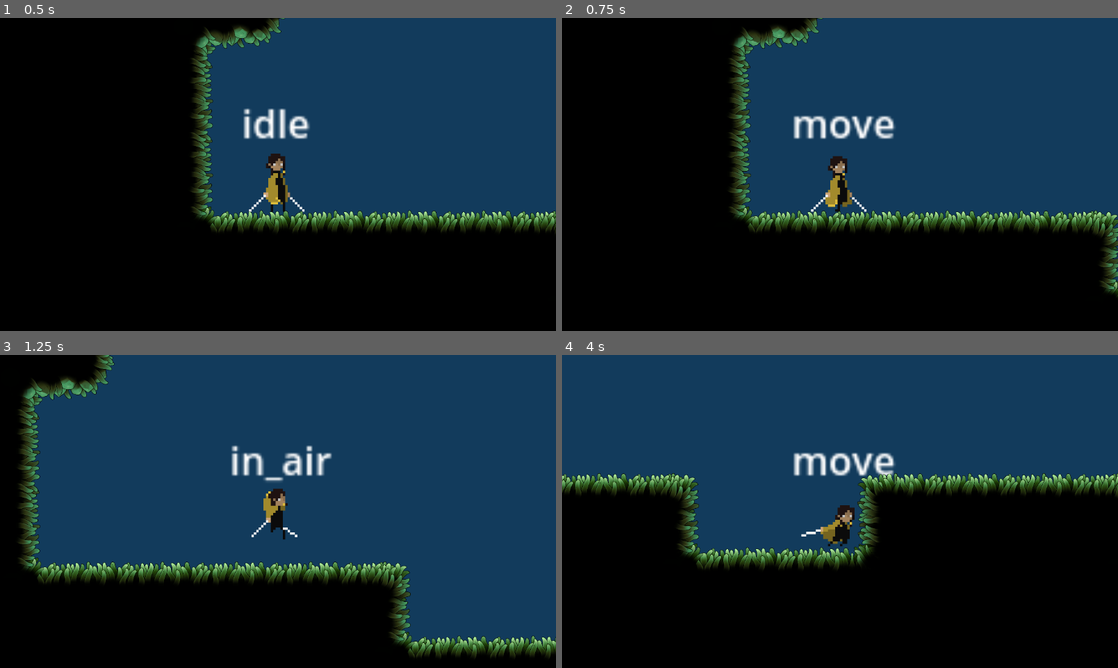
Above: before the commit, frames 1-4 (two rows, left to right).
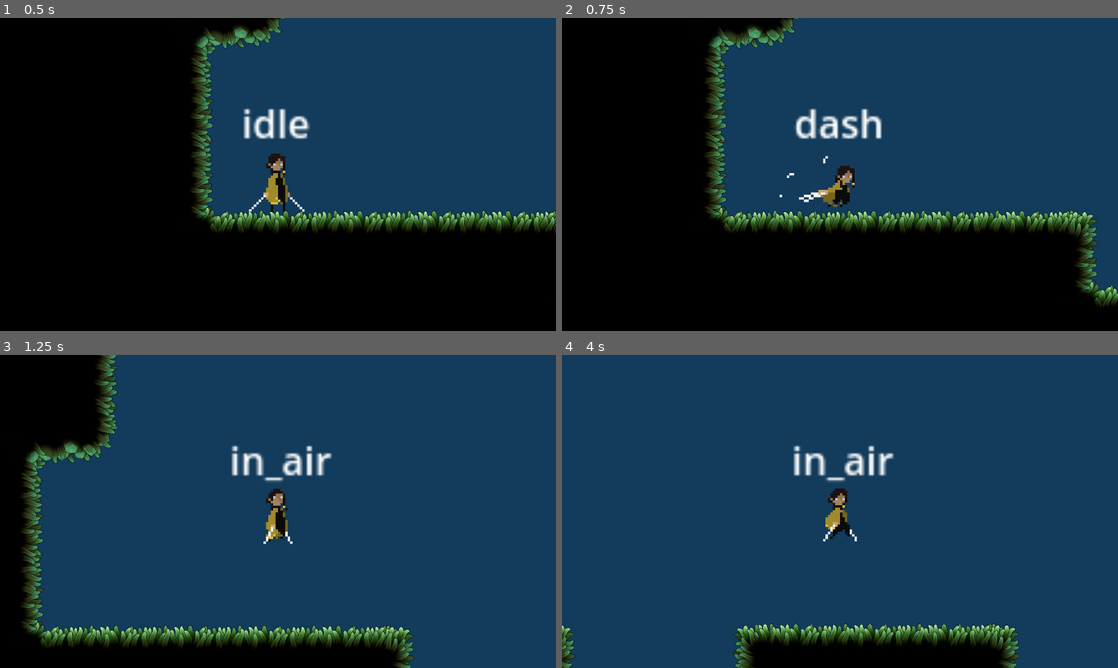
Above: after the commit, the same moments.

Repository: SeanTSinclair/VoidWalker_GD4
Game: Godot game, scene res://World/world_sean.tscn
Same seed, same stepped clock (60 frames per second), same inputs: the game is played once before the commit and once after it.
Inputs:
- Up to frame 1 (0.5 s): no input
- Up to frame 2 (0.75 s): hold D (move_right) from 0.53 s (still down); tap E (dash, bound only after the commit) at 0.6 s
- Up to frame 3 (1.25 s): keep holding D (move_right); tap Space (jump) at 0.77, 1.07 s; tap Shift (dash, bound only before the commit) at 0.8 s
- Up to frame 4 (4 s): tap Shift (dash, bound only before the commit) at 1.35, 3.05, 3.6 s; tap Space (jump) at 1.52, 1.55, 1.82, 2.1, 3.02, 3.32, 3.77, 3.8 s; release D (move_right) at 2.03 s; hold A (move_left) 2.03-2.78 s; tap E (dash, bound only after the commit) at 2.3, 2.85 s; hold D (move_right) from 2.78 s (still down)

Frame 1 is identical in both runs. In frame 2, 11% of the frame differs, in the area x 25-100%, y 0-92%; in frame 3, 25%; in frame 4, 52%, in the area x 0-100%, y 28-100%.

Commit message:
Implemented running into move state for the player

Diff:
--- a/Player/PlayerStats.gd
+++ b/Player/PlayerStats.gd
@@ -1,14 +1,16 @@
 extends Resource
 class_name PlayerStats
 
-
-@export var friction : float = 300
+# Movement
+@export var move_speed : float = 300.0
+@export var run_speed : float = 350.0
+@export var friction : float = 300.0
 
 # Dash
-@export var dash_speed : float = 800
+@export var dash_speed : float = 800.0
 @export var max_dashes : int = 3
 
 # Jump
-@export var jump_height : float = 200
+@export var jump_height : float = 200.0
 @export var time_to_reach_peak : float = 0.4
 @export var time_to_descent : float = 0.5
--- a/Player/PlayerStats.tres
+++ b/Player/PlayerStats.tres
@@ -4,8 +4,11 @@
 
 [resource]
 script = ExtResource("1_vrn83")
-friction = 300
+move_speed = 300.0
+run_speed = 500.0
+friction = 300.0
 dash_speed = 800.0
+max_dashes = 3
 jump_height = 300.0
 time_to_reach_peak = 0.5
 time_to_descent = 0.3
--- a/Player/States/MoveState.gd
+++ b/Player/States/MoveState.gd
@@ -1,20 +1,25 @@
 extends State
-
-const SPEED = 300.0
 
 var input_axis = Vector2.ZERO
 
 var states = null
+var move_speed = 0
 
 func enter_state(actor):
 	super.enter_state(actor)
-	actor.set_animation_state("walk")
+	move_speed = actor.stats.move_speed
 
 func state_logic(delta):
+	if Input.is_action_pressed("run"):
+		actor.set_animation_state("run")
+		move_speed = actor.stats.run_speed
+	else:
+		actor.set_animation_state("walk")
+		actor.stats.move_speed
 	input_axis = state_machine.get_input_axis()
 	if input_axis.x > 0: input_axis.x = 1
 	elif input_axis.x < 0: input_axis.x = -1
-	actor.velocity.x = input_axis.x * SPEED
+	actor.velocity.x = input_axis.x * move_speed
 
 func check_transitions():
 	if states == null:
--- a/Player/player.gd
+++ b/Player/player.gd
@@ -1,7 +1,6 @@
 extends CharacterBody2D
 
 @onready var stats = preload("res://Player/PlayerStats.tres")
-@onready var state_machine = $StateMachine
 @onready var animation_manager = $AnimationManager
 @onready var sprite = $Sprite2D
 
--- a/Player/player.tscn
+++ b/Player/player.tscn
@@ -114,13 +114,47 @@
 "values": [20, 21, 22, 23, 24, 25, 26, 27]
 }
 
+[sub_resource type="Animation" id="Animation_3acxc"]
+resource_name = "run"
+length = 0.9
+loop_mode = 1
+tracks/0/type = "value"
+tracks/0/imported = false
+tracks/0/enabled = true
+tracks/0/path = NodePath("Sprite2D:frame")
+tracks/0/interp = 0
+tracks/0/loop_wrap = true
+tracks/0/keys = {
+"times": PackedFloat32Array(0, 0.1, 0.2, 0.3, 0.4, 0.5, 0.6, 0.7, 0.8),
+"transitions": PackedFloat32Array(1, 1, 1, 1, 1, 1, 1, 1, 1),
+"update": 0,
+"values": [30, 31, 31, 32, 33, 34, 35, 36, 37]
+}
+
+[sub_resource type="Animation" id="Animation_wit55"]
+length = 0.001
+tracks/0/type = "value"
+tracks/0/imported = false
+tracks/0/enabled = true
+tracks/0/path = NodePath("Sprite2D:frame")
+tracks/0/interp = 1
+tracks/0/loop_wrap = true
+tracks/0/keys = {
+"times": PackedFloat32Array(0),
+"transitions": PackedFloat32Array(1),
+"update": 1,
+"values": [31]
+}
+
 [sub_resource type="AnimationLibrary" id="AnimationLibrary_xtf2d"]
 _data = {
+"RESET": SubResource("Animation_wit55"),
 "dash": SubResource("Animation_44u5p"),
 "fall": SubResource("Animation_ennyo"),
 "idle": SubResource("Animation_qf7qq"),
 "jump_apex": SubResource("Animation_1r4dr"),
 "jump_up": SubResource("Animation_uvvlp"),
+"run": SubResource("Animation_3acxc"),
 "walk": SubResource("Animation_say2f")
 }
 
@@ -138,6 +172,9 @@
 
 [sub_resource type="AnimationNodeAnimation" id="AnimationNodeAnimation_mcinn"]
 animation = &"jump_up"
+
+[sub_resource type="AnimationNodeAnimation" id="AnimationNodeAnimation_5h17o"]
+animation = &"run"
 
 [sub_resource type="AnimationNodeAnimation" id="AnimationNodeAnimation_oa6hl"]
 animation = &"walk"
@@ -171,6 +208,10 @@
 [sub_resource type="AnimationNodeStateMachineTransition" id="AnimationNodeStateMachineTransition_pqyrq"]
 
 [sub_resource type="AnimationNodeStateMachineTransition" id="AnimationNodeStateMachineTransition_spt2o"]
+
+[sub_resource type="AnimationNodeStateMachineTransition" id="AnimationNodeStateMachineTransition_ly2og"]
+
+[sub_resource type="AnimationNodeStateMachineTransition" id="AnimationNodeStateMachineTransition_1wlfo"]
 
 [sub_resource type="AnimationNodeStateMachine" id="AnimationNodeStateMachine_vfh3e"]
 states/End/position = Vector2(626, 100)
@@ -185,14 +226,14 @@
 states/jump_apex/position = Vector2(312, 239)
 states/jump_up/node = SubResource("AnimationNodeAnimation_mcinn")
 states/jump_up/position = Vector2(312, 173)
+states/run/node = SubResource("AnimationNodeAnimation_5h17o")
+states/run/position = Vector2(420, 26)
 states/walk/node = SubResource("AnimationNodeAnimation_oa6hl")
 states/walk/position = Vector2(419, 100)
-transitions = ["Start", "idle", SubResource("AnimationNodeSt …(895 unchanged characters)… mationNodeStateMachineTransition_spt2o")]
-graph_offset = Vector2(-283, 47)
+transitions = ["Start", "idle", SubResource("AnimationNodeSt …(895 unchanged characters)… mationNodeStateMachineTransition_spt2o"), "walk", "run", SubResource("AnimationNodeStateMachineTransition_ly2og"), "run", "walk", SubResource("AnimationNodeStateMachineTransition_1wlfo")]
+graph_offset = Vector2(-231, -31)
 
 [sub_resource type="AnimationNodeStateMachinePlayback" id="AnimationNodeStateMachinePlayback_f3fll"]
-
-[sub_resource type="SpriteFrames" id="SpriteFrames_fmb0y"]
 
 [node name="Player" type="CharacterBody2D"]
 script = ExtResource("1_lm3lh")
@@ -209,7 +250,7 @@
 offset = Vector2(17, 0)
 hframes = 10
 vframes = 27
-frame = 10
+frame = 31
 
 [node name="AnimationManager" type="Node" parent="."]
 script = ExtResource("3_crsvb")
@@ -249,6 +290,3 @@
 [node name="Dash" type="Node" parent="StateMachine"]
 script = ExtResource("9_oyrlw")
 state_name = "dash"
-
-[node name="AnimatedSprite2D" type="AnimatedSprite2D" parent="."]
-frames = SubResource("SpriteFrames_fmb0y")
--- a/project.godot
+++ b/project.godot
@@ -76,8 +76,14 @@
 }
 dash={
 "deadzone": 0.5,
+"events": [Object(InputEventKey,"resource_local_to_scene":false,"resource_name":"","device":0,"window_id":0,"alt_pressed":false,"shift_pressed":false,"ctrl_pressed":false,"meta_pressed":false,"pressed":false,"keycode":0,"physical_keycode":69,"unicode":0,"echo":false,"script":null)
+, Object(InputEventJoypadButton,"resource_local_to_scene":false,"resource_name":"","device":-1,"button_index":9,"pressure":0.0,"pressed":false,"script":null)
+]
+}
+run={
+"deadzone": 0.5,
 "events": [Object(InputEventKey,"resource_local_to_scene":false,"resource_name":"","device":0,"window_id":0,"alt_pressed":false,"shift_pressed":false,"ctrl_pressed":false,"meta_pressed":false,"pressed":false,"keycode":0,"physical_keycode":4194325,"unicode":0,"echo":false,"script":null)
-, Object(InputEventJoypadButton,"resource_local_to_scene":false,"resource_name":"","device":-1,"button_index":9,"pressure":0.0,"pressed":false,"script":null)
+, Object(InputEventJoypadButton,"resource_local_to_scene":false,"resource_name":"","device":-1,"button_index":1,"pressure":0.0,"pressed":false,"script":null)
 ]
 }
 
Not shown: 1 places in Player/player.tscn that only renumber resources
